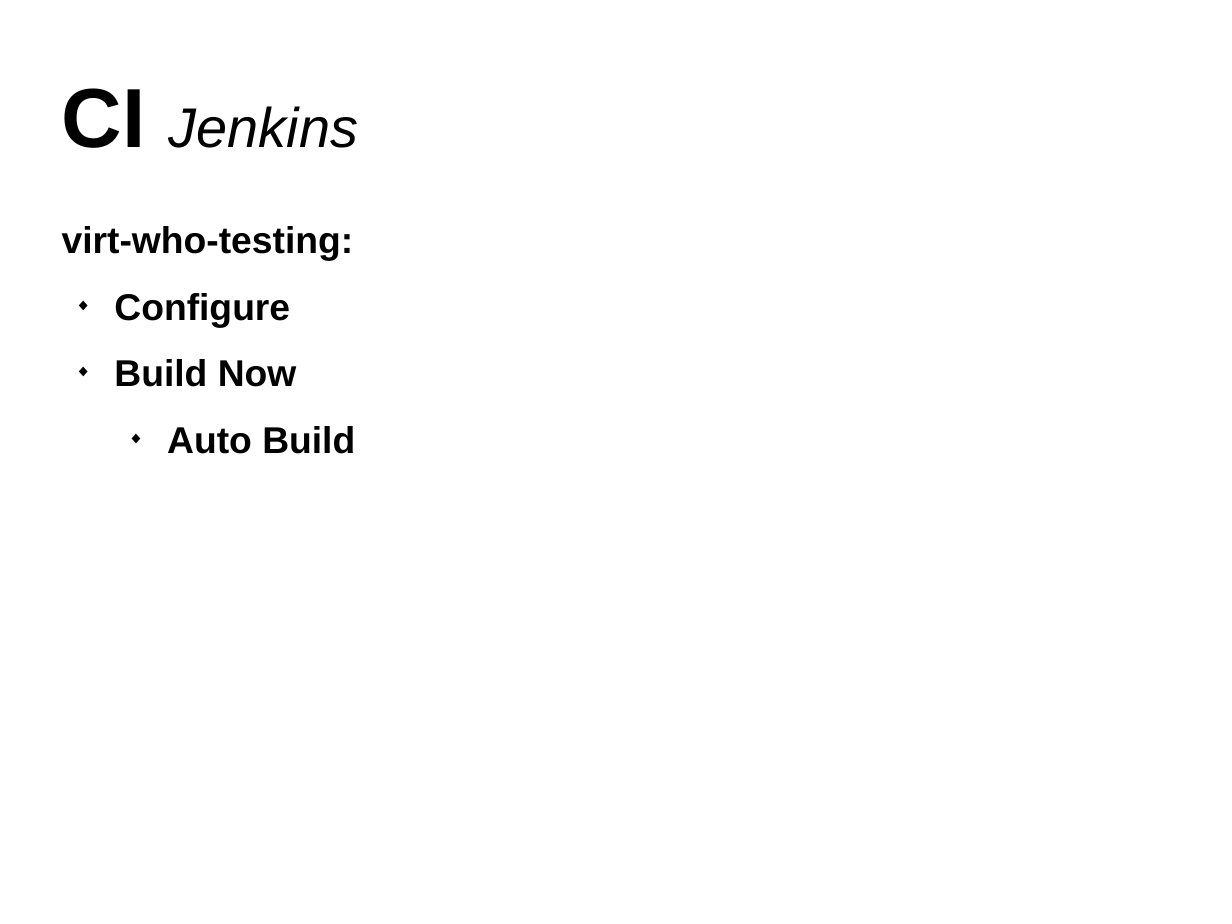
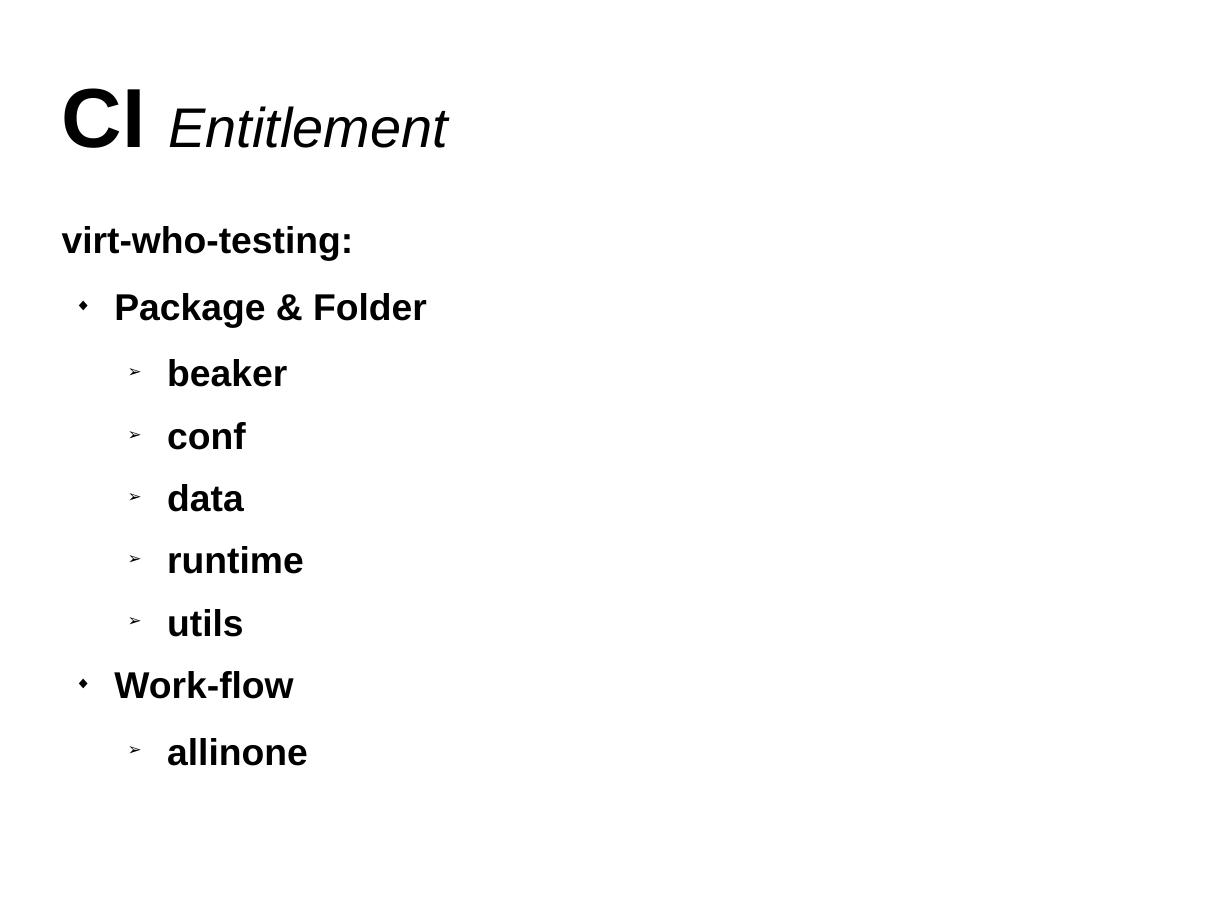
Before and after one commit to shihliu/entitlement, a slide deck: slide 9 of entitlment_ci.odp (slide 7 before the commit). Drawn at 1232x924 pixels with LibreOffice and Linux fonts; fonts in the diff are those of the drawing. Boxes give left, top, right and bottom in pixels: in the first picture for what was removed or moved away, otherwise in the second. Text is boxed around its words. In the diff, an @@ line names an element or a change of style, - is before the commit and + after.

```diff
--- a/entitlment_ci.odp
+++ b/entitlment_ci.odp
@@ title at [62, 88, 448, 148]: text changed @@
-CI Jenkins
+CI Entitlement
@@ text at [114, 293, 427, 766]: text changed @@
-◆ Configure
-◆ Build Now
-  ◆ Auto Build
+◆ Package & Folder
+  ➢ beaker
+  ➢ conf
+  ➢ data
+  ➢ runtime
+  ➢ utils
+◆ Work-flow
+  ➢ allinone
```
Also in this commit, not shown: 3 slides added.
